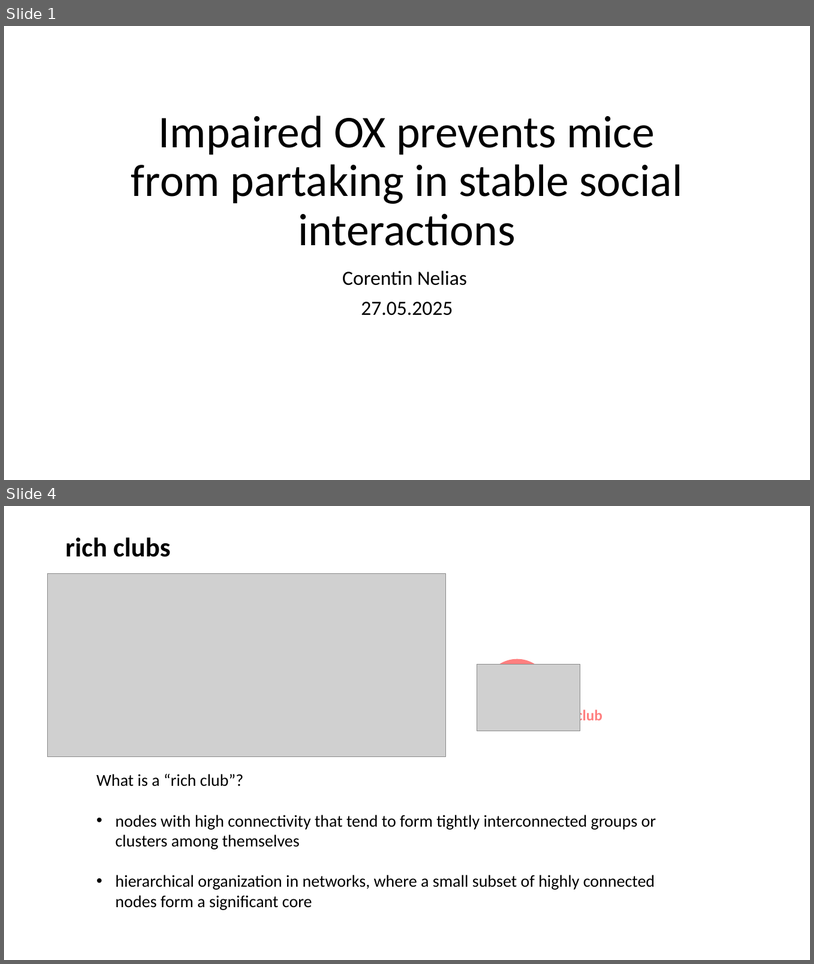
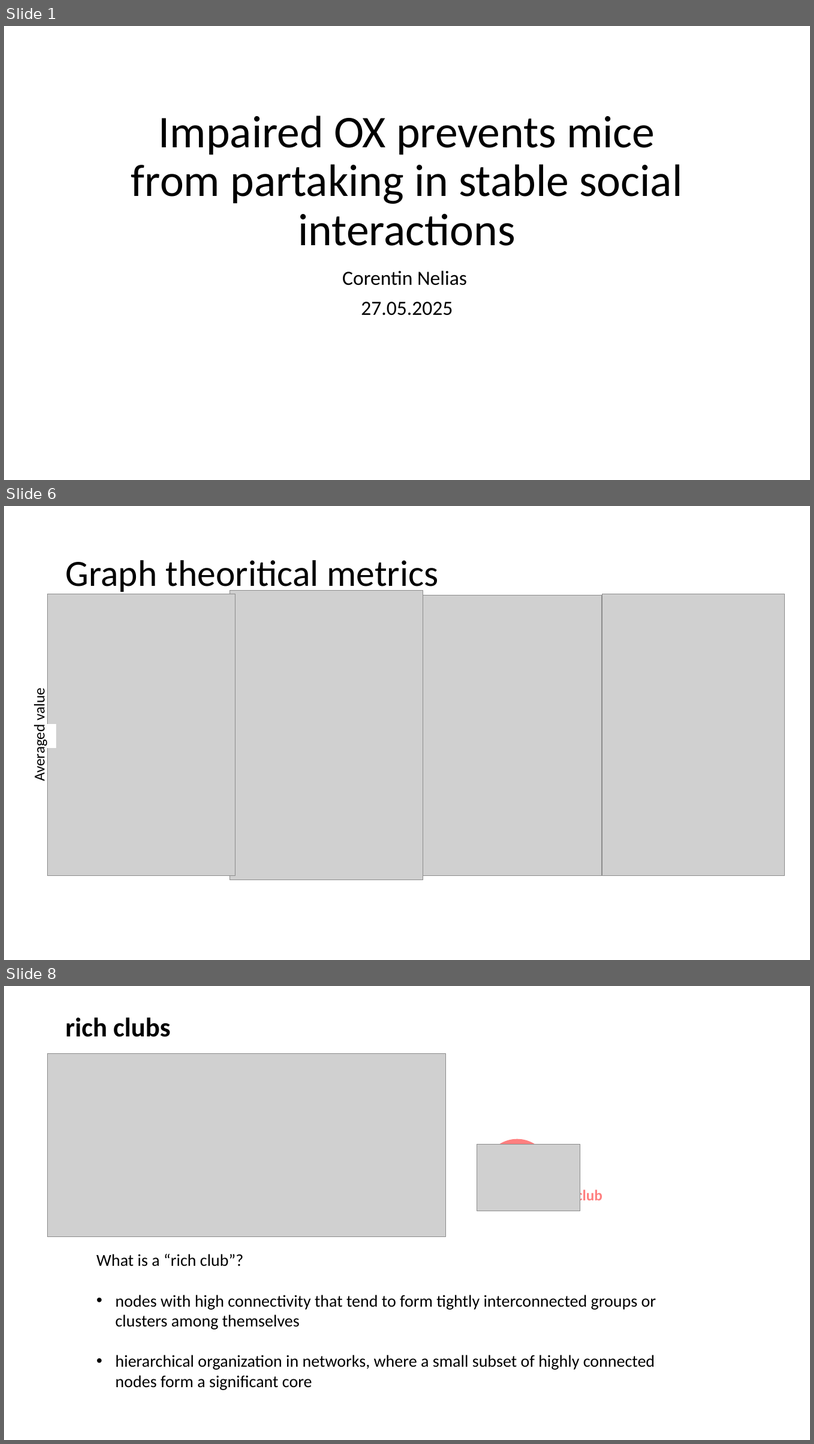
Before and after one commit to KelschLAB/NoSeMaze-stableRichClubs, a slide deck: plots/progress_report_27052025.pptx. Shown one above the other, each under a label of ours: slides 1 and 4 before the commit, slides 1, 6 and 8 after it; the slides between them are not shown. The pictures are 814x964 and 814x1444 pixels, drawn with LibreOffice and Linux fonts; fonts in the diff are those of the drawing; grey boxes stand for pictures. Boxes give left, top, right and bottom in pixels: in the first picture for what was removed or moved away, otherwise in the second. Text is boxed around its words. In the diff, an @@ line names an element or a change of style, - is before the commit and + after.

```diff
--- a/plots/progress_report_27052025.pptx
+++ b/plots/progress_report_27052025.pptx
@@ slide 6 added at (4,506,810,960), background #FFFFFF @@
@@ title added at (65,560,439,595), 44 pt, text #000000 @@
+Graph theoritical metrics
@@ picture added at (48,594,236,876) @@
@@ picture added at (230,590,423,879) @@
@@ picture added at (419,595,603,876) @@
@@ picture added at (603,594,785,876) @@
@@ text added at (30,691,49,780), 18 pt, text #000000 @@
+Averaged value
@@ rectangle added at (27,720,42,747), fill #FFFFFF, outline #FFFFFF 1 pt @@
@@ rectangle added at (42,724,56,748), fill #FFFFFF, outline #FFFFFF 1 pt @@
@@ what was slide 4 is now slide 8 @@
```
Also in this commit, not shown: 2 slides changed, 3 other slides added, 10 other files.
